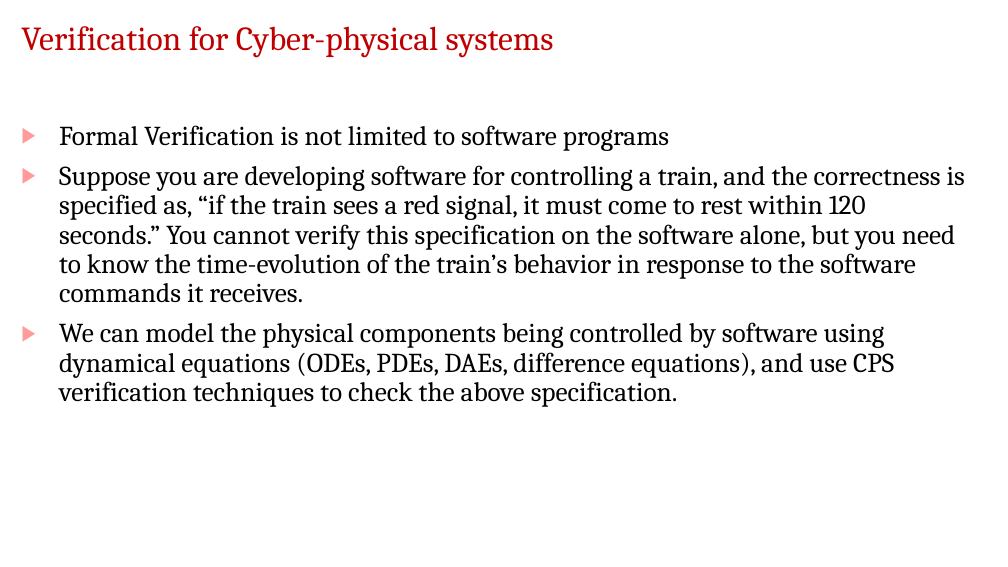
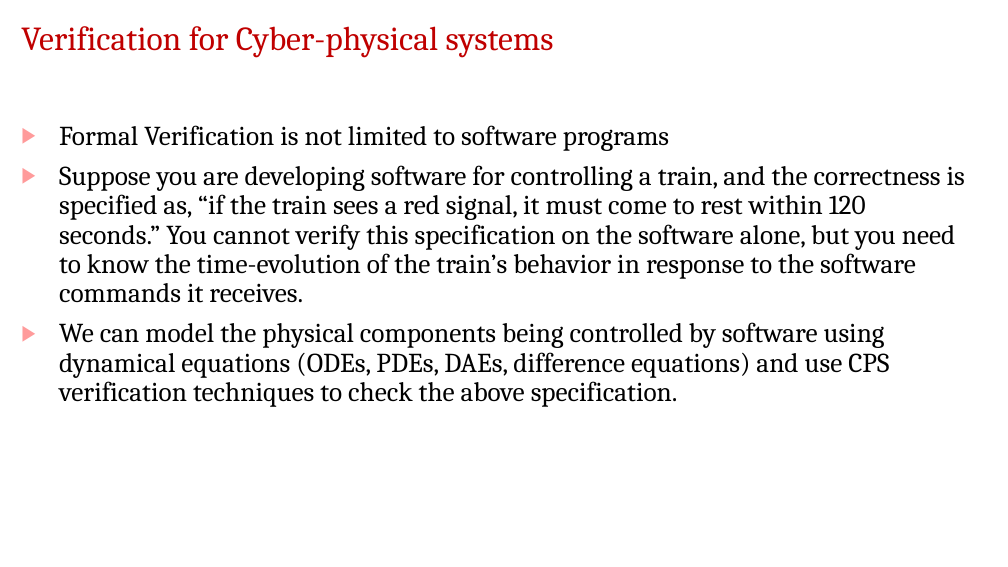
Before and after one commit to jdeshmukh/jdeshmukh.github.io, a slide deck: slide 8 of teaching/fvTheorySlides/Course-Intro.pptx. Drawn at 1008x567 pixels with LibreOffice and Linux fonts; fonts in the diff are those of the drawing; background and template pictures are left out. Boxes give left, top, right and bottom in pixels: in the first picture for what was removed or moved away, otherwise in the second. Text is boxed around its words. In the diff, an @@ line names an element or a change of style, - is before the commit and + after.

```diff
--- a/teaching/fvTheorySlides/Course-Intro.pptx
+++ b/teaching/fvTheorySlides/Course-Intro.pptx
@@ text at (59,322,889,407): text changed @@
-▶ We can model the physical components being controlled by software using dynamical equations (ODEs, PDEs, DAEs, difference equations), and use CPS verification techniques to check the above specification.
+▶ We can model the physical components being controlled by software using dynamical equations (ODEs, PDEs, DAEs, difference equations) and use CPS verification techniques to check the above specification.
```
Also in this commit, not shown: 9 other slides changed, 1 slide added, 3 other files.
